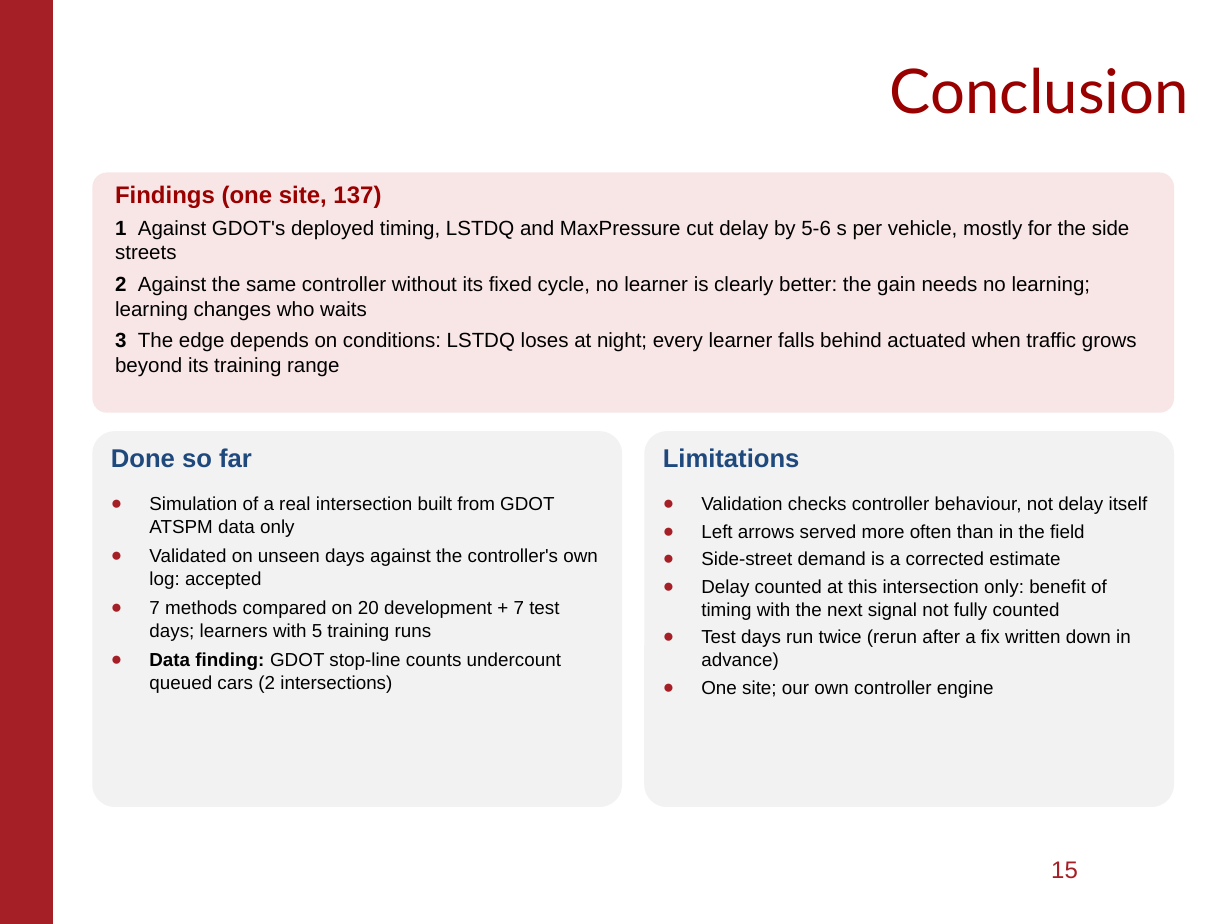
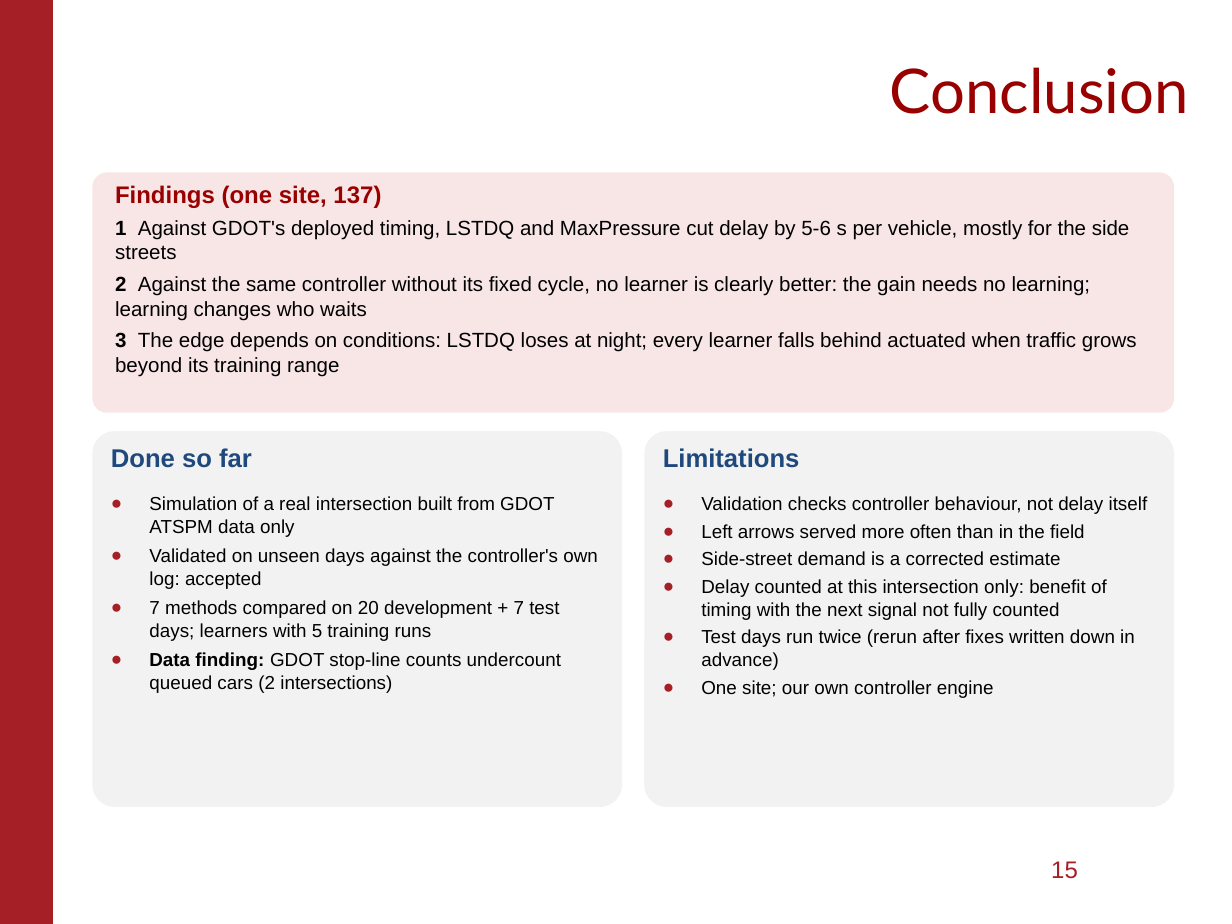
Before and after one commit to AndyMalela/gdot-dataset-conversion, a slide deck: slide 15 of presentation/eSocLab_Midterm-v3.pptx. Drawn at 1232x924 pixels with LibreOffice and Linux fonts; fonts in the diff are those of the drawing; background and template pictures are left out. Boxes give left, top, right and bottom in pixels: in the first picture for what was removed or moved away, otherwise in the second. Text is boxed around its words. In the diff, an @@ line names an element or a change of style, - is before the commit and + after.

```diff
--- a/presentation/eSocLab_Midterm-v3.pptx
+++ b/presentation/eSocLab_Midterm-v3.pptx
@@ text at <box>701,629,1135,670</box>: text changed @@
-● Test days run twice (rerun after a fix written down in advance)
+● Test days run twice (rerun after fixes written down in advance)
```
Also in this commit, not shown: 2 other slides changed, 2 other files.
